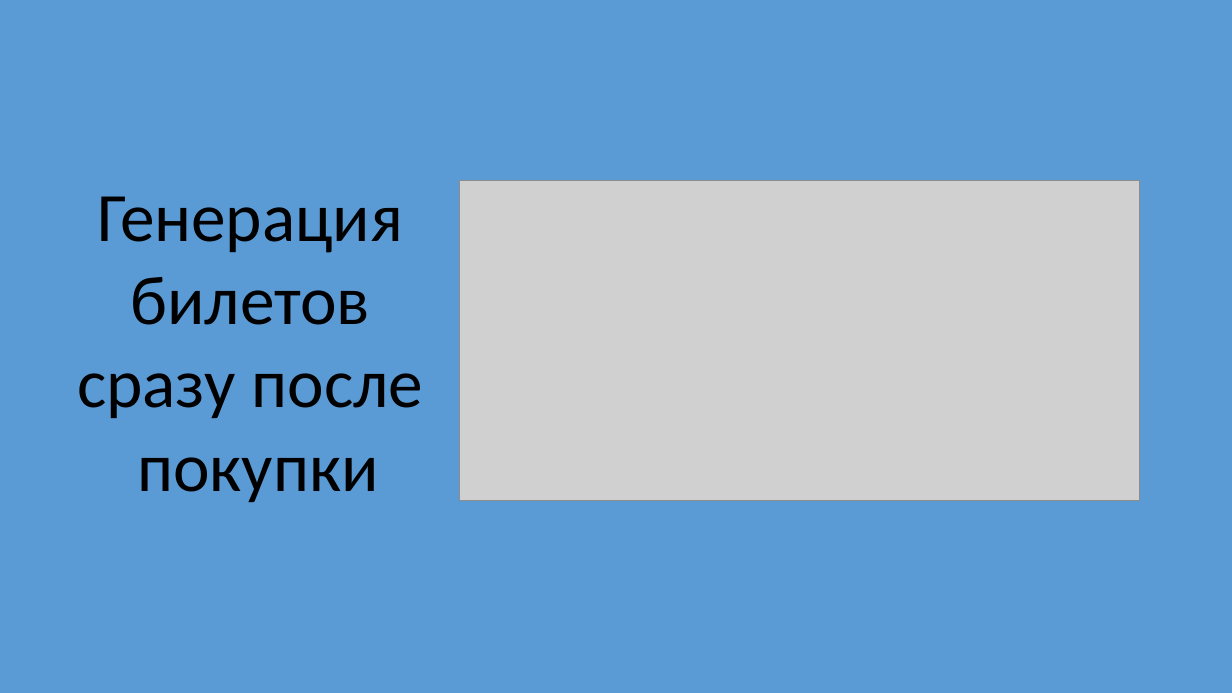
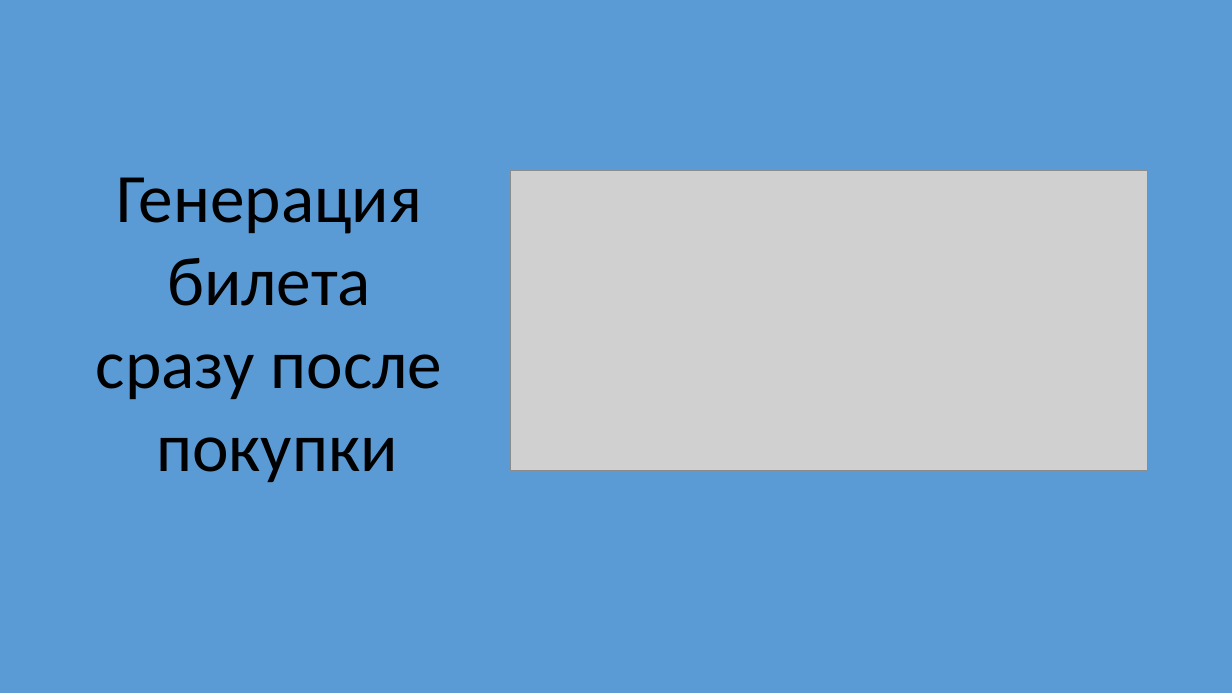
Before and after one commit to MR-Geri/cinema, a slide deck: slide 9 of Презентация Microsoft PowerPoint.pptx. Drawn at 1232x693 pixels with LibreOffice and Linux fonts; fonts in the diff are those of the drawing; grey boxes stand for pictures. Boxes give left, top, right and bottom in pixels: in the first picture for what was removed or moved away, otherwise in the second. Text is boxed around its words. In the diff, an @@ line names an element or a change of style, - is before the commit and + after.

```diff
--- a/Презентация Microsoft PowerPoint.pptx
+++ b/Презентация Microsoft PowerPoint.pptx
@@ text "Генерация" moved from (x1=77, y1=196, x2=424, y2=502) to (x1=96, y1=177, x2=443, y2=482) @@
@@ picture resized from (x1=460, y1=180, x2=1140, y2=500) to (x1=511, y1=171, x2=1148, y2=471) @@
@@ text at (x1=167, y1=258, x2=371, y2=306): text changed @@
-билетов
+билета
```
Also in this commit, not shown: 1 other slide changed, 6 slides added, 7 slides removed.
